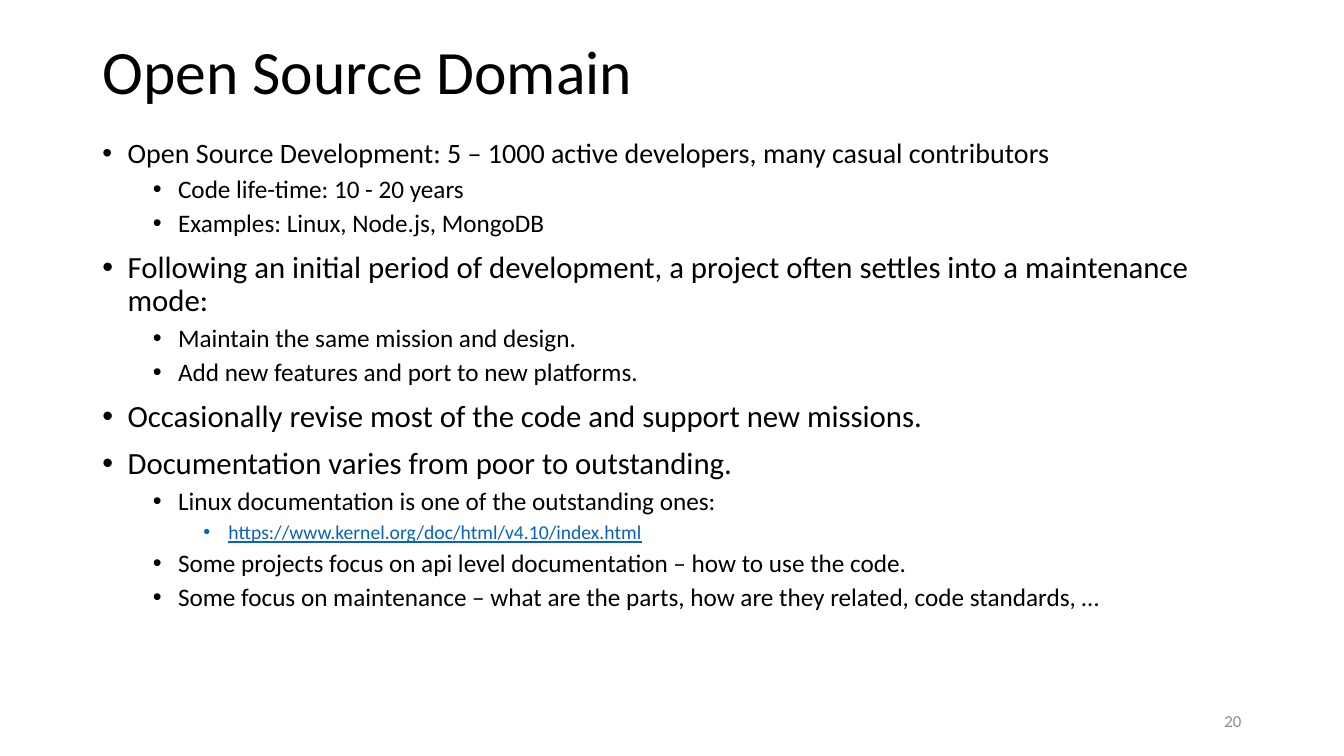
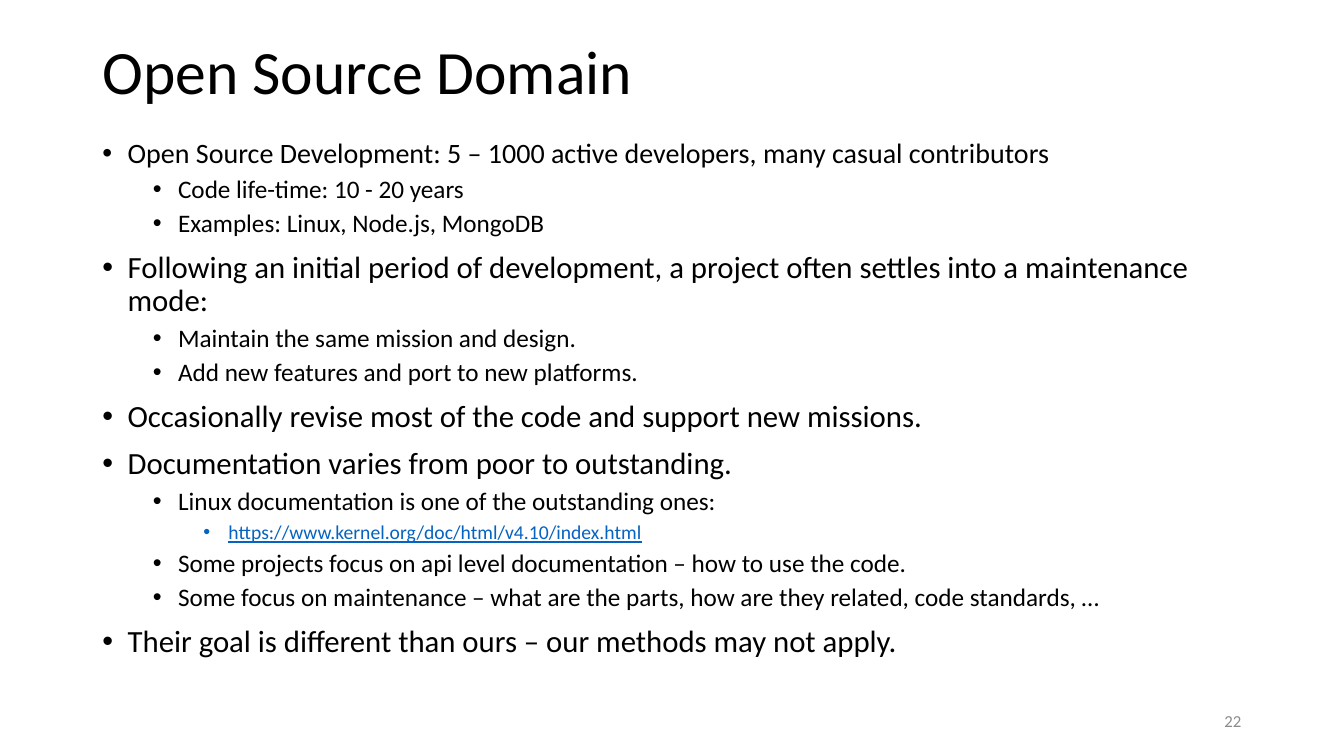
Before and after one commit to JimFawcett/JimFawcett.github.io, a slide deck: slide 22 of Resources/PublishingSourceCode.pptx (slide 20 before the commit). Drawn at 1344x756 pixels with LibreOffice and Linux fonts; fonts in the diff are those of the drawing. Boxes give left, top, right and bottom in pixels: in the first picture for what was removed or moved away, otherwise in the second. Text is boxed around its words. In the diff, an @@ line names an element or a change of style, - is before the commit and + after.

```diff
--- a/Resources/PublishingSourceCode.pptx
+++ b/Resources/PublishingSourceCode.pptx
@@ text at (128, 630, 897, 658): paragraph added @@
+• Their goal is different than ours – our methods may not apply.
@@ page number at (1224, 716, 1241, 727): text changed @@
-20
+22
```
Also in this commit, not shown: 7 other slides changed, 2 slides added, 1 other file.
